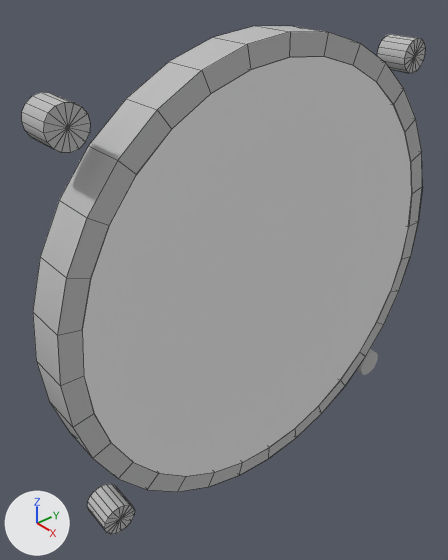
A saved change to the Blender file dev/asi.blend.
One viewpoint serves both versions: a camera (50 mm lens) standing at (-0.1019, -0.1599, -0.406) and looking at (-0.1729, -0.1004, -0.4598). Every picture has the same lights, and +X, +Y and +Z are marked at lower left. Mesh edges are drawn as thin lines on the coarser meshes.

Objects in the first picture: 'bezeloutside', 'glass', 'screw_1', 'screw_2', 'screw_4'.
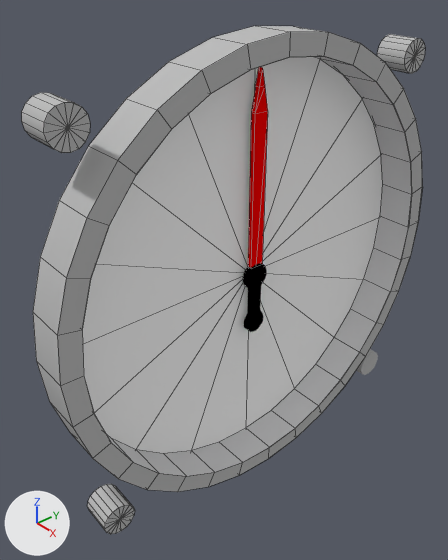
Edits to the scene script, one JSON object a line:
```json
{"op": "add", "block": "ob_glass", "code": "ob_glass.hide_viewport = True"}
```

Boxes [x1, y1, x2, y2] around the edits, measured in the pictures (448 x 560 px):
```json
{"object": "glass", "change": "hidden", "before": [82, 56, 412, 476]}
{"object": "Face", "change": "unchanged, uncovered by the edit", "after": [82, 57, 383, 453]}
{"object": "bezelinside", "change": "unchanged, uncovered by the edit", "before": [82, 56, 317, 437], "after": [82, 56, 412, 476]}
{"object": "Needle1", "change": "unchanged, uncovered by the edit", "after": [248, 67, 268, 268]}
{"object": "Needle1b", "change": "unchanged, uncovered by the edit", "after": [243, 263, 267, 332]}
```
